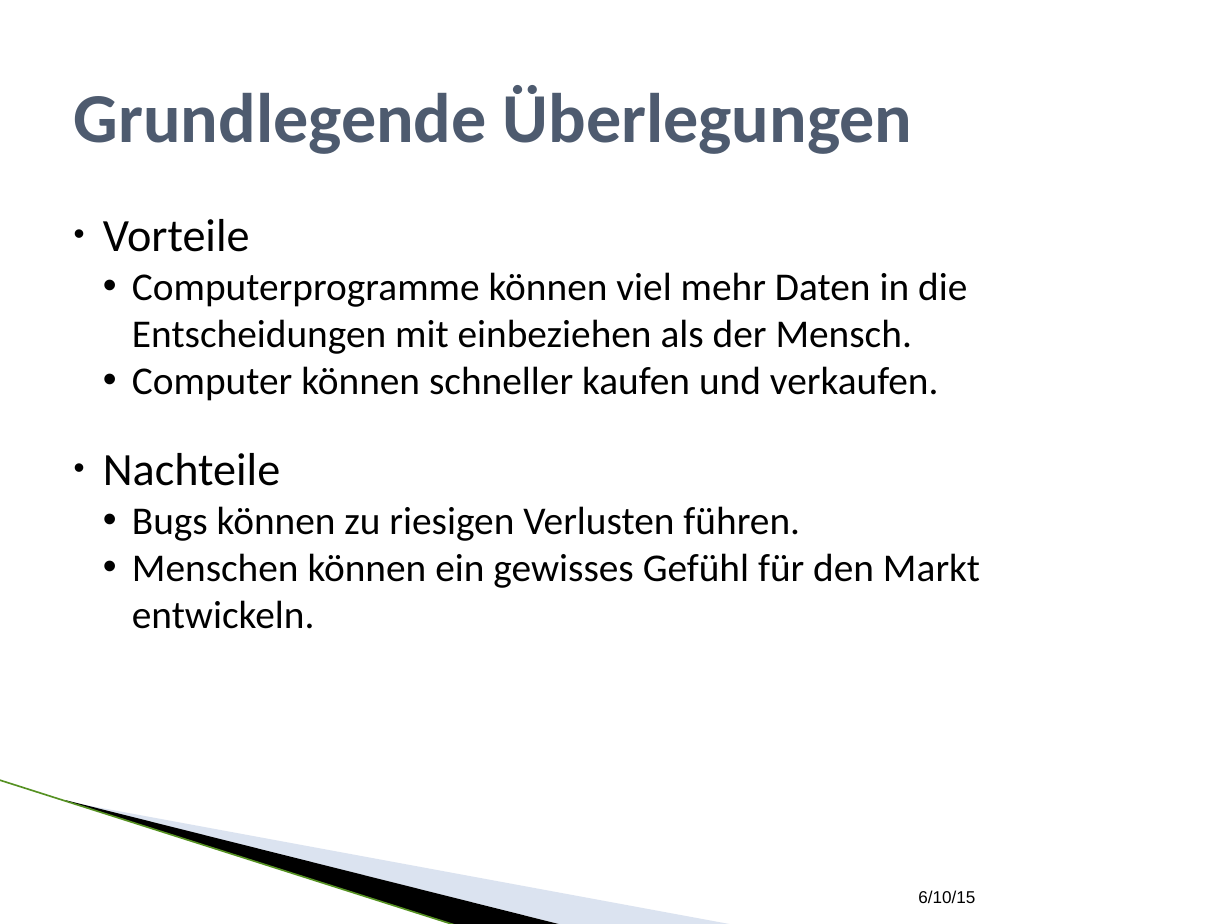
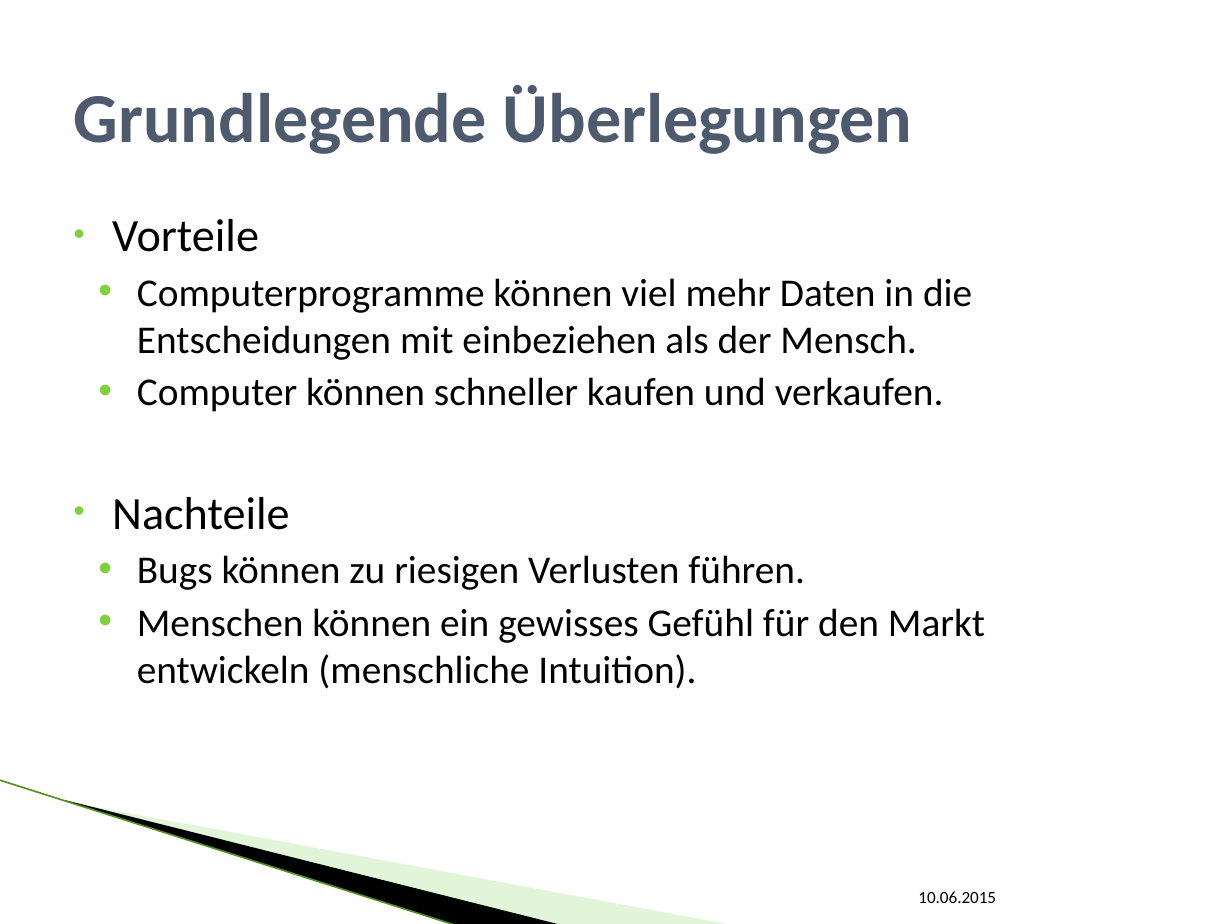
Before and after one commit to SEPSkyware6MM/StockForecast, a slide deck: slide 4 of ALR_Vortrag.pptx. Drawn at 1232x924 pixels with LibreOffice and Linux fonts; fonts in the diff are those of the drawing; background and template pictures are left out. Boxes give left, top, right and bottom in pixels: in the first picture for what was removed or moved away, otherwise in the second. Text is boxed around its words. In the diff, an @@ line names an element or a change of style, - is before the commit and + after.

```diff
--- a/ALR_Vortrag.pptx
+++ b/ALR_Vortrag.pptx
@@ text at (x1=112, y1=219, x2=972, y2=590): indent changed; more space between paragraphs @@
@@ text at (x1=137, y1=608, x2=985, y2=689): text changed @@
-  • Menschen können ein gewisses Gefühl für den Markt entwickeln.
+  • Menschen können ein gewisses Gefühl für den Markt entwickeln (menschliche Intuition).
@@ line (0, 780) - (457, 924): stroke #559122 0.96 pt to #B1E399 0.95 pt @@
@@ freeform shape at (x1=65, y1=800, x2=563, y2=924): outline redrawn @@
@@ freeform shape at (x1=68, y1=801, x2=733, y2=924): fill #A7B9DB at 40% opacity to #B8E7A1 at 40% opacity @@
@@ text at (x1=918, y1=891, x2=996, y2=903): text changed; font Arial to Calibri @@
-6/10/15
+10.06.2015
```
Also in this commit, not shown: 18 other slides changed, 3 slides added, 2 slides removed.
